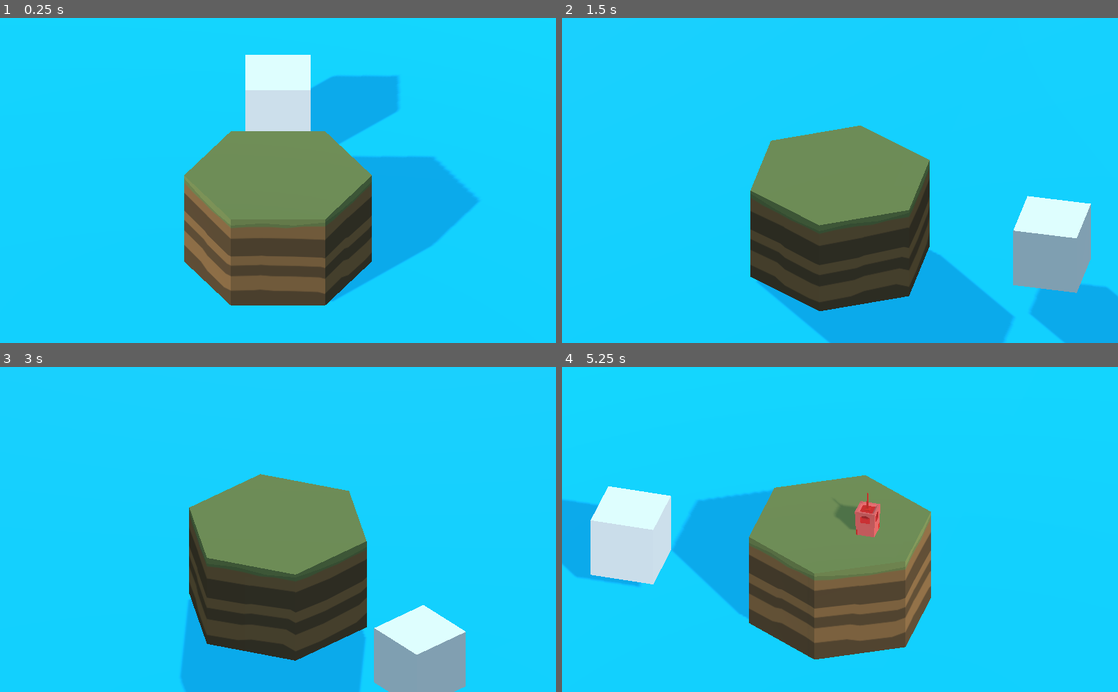
Above: before the commit, frames 1-4 (two rows, left to right).
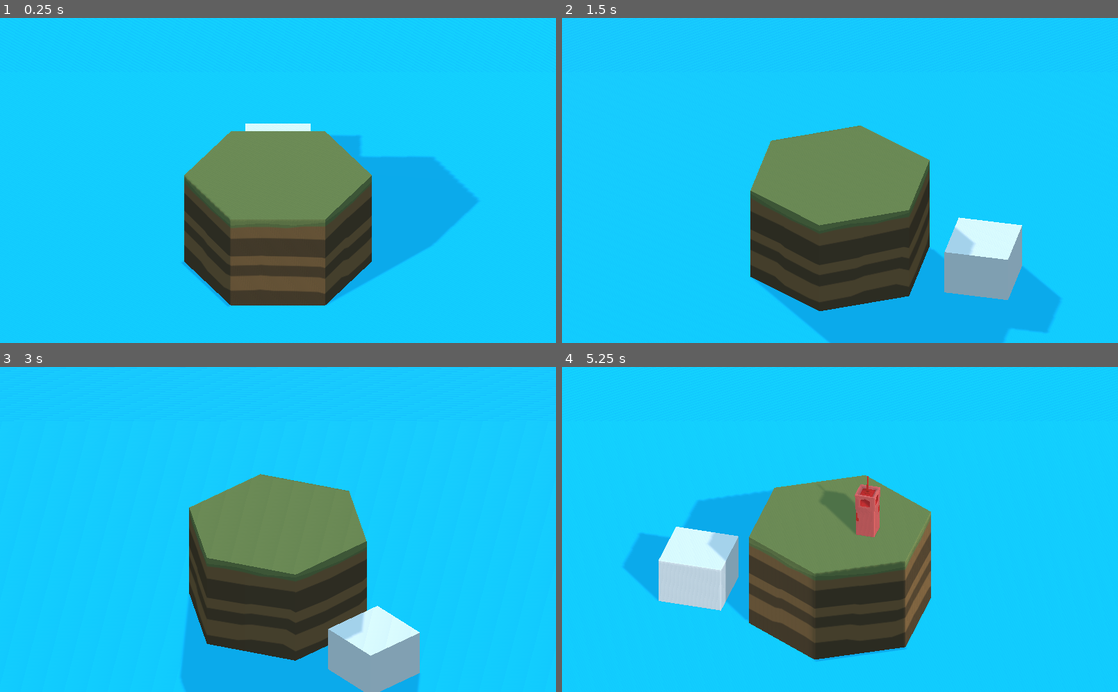
Above: after the commit, the same moments.

Repository: theludovyc/Godot_Islanders
Game: Godot game, scene res://Scene/Game.tscn
The game is run twice, just before and just after one commit, with the same random seed, the same clock (stepped at 60 frames per second) and the same inputs.
Inputs (mouse positions are in pixels of both pictures, inside the frame that each line leads up to):
- Up to frame 1 (0.25 s): no input
- Up to frame 2 (1.5 s): tap Enter at 0.5 s; move the mouse to (962, 164) at 0.52 s; click (962, 164) at 0.6 s; tap Space at 1.25 s; move the mouse to (728, 196) at 1.27 s; right-click (728, 196) at 1.35 s; click (728, 196) at 1.42 s
- Up to frame 3 (3 s): tap Enter at 2 s; move the mouse to (333, 458) at 2.02 s; click (333, 458) at 2.1 s; tap Space at 2.75 s; move the mouse to (250, 594) at 2.77 s; right-click (250, 594) at 2.85 s; click (250, 594) at 2.92 s
- Up to frame 4 (5.25 s): tap Enter at 3.5 s; move the mouse to (1006, 578) at 3.52 s; click (1006, 578) at 3.6 s; tap Space at 4.25 s; move the mouse to (673, 480) at 4.27 s; right-click (673, 480) at 4.35 s; click (673, 480) at 4.42 s; move the mouse to (867, 529) at 5.02 s; click (867, 529) at 5.1 s

The runs differ from the first frame. In frame 1, 7.6% of the frame differs, in the area x 32-72%, y 11-89%; in frame 2, 8.6%; in frame 3, 4.4%; in frame 4, 13%, in the area x 0-67%, y 33-91%.

Commit message:
fix light

Diff:
--- a/Scene/Game.tscn
+++ b/Scene/Game.tscn
@@ -18,17 +18,12 @@
 transform = Transform( 0.717081, 0.38435, -0.581438, 0, 0.834213, 0.551442, 0.69699, -0.395429, 0.598198, -1.5218, 6.52862, 4.04269 )
 light_energy = 0.65
 shadow_enabled = true
+shadow_bias = -0.3
 
 [node name="Cube" type="MeshInstance" parent="."]
-transform = Transform( 1, 0, 0, 0, 1, 0, 0, 0, 1, 0, 1.57596, -6.68385 )
+transform = Transform( 1, 0, 0, 0, 1, 0, 0, 0, 1, 0, 0.477826, -4.51835 )
 mesh = SubResource( 2 )
 material/0 = null
-
-[node name="Ocean" type="MeshInstance" parent="Cube"]
-transform = Transform( 50, 0, 0, 0, 50, 0, 0, 0, 50, 0, -1.57596, 6.68385 )
-mesh = SubResource( 1 )
-skeleton = NodePath("../..")
-material/0 = ExtResource( 3 )
 
 [node name="Camera_Origin" type="Spatial" parent="."]
 script = ExtResource( 2 )
@@ -44,3 +39,8 @@
 cast_to = Vector3( 0, 0, -50 )
 collide_with_areas = true
 collide_with_bodies = false
+
+[node name="Ocean" type="MeshInstance" parent="."]
+transform = Transform( 50, 0, 0, 0, 50, 0, 0, 0, 50, 0, 0, 0 )
+mesh = SubResource( 1 )
+material/0 = ExtResource( 3 )
--- a/Scene/Selection.tscn
+++ b/Scene/Selection.tscn
@@ -18,12 +18,12 @@
 script = ExtResource( 3 )
 
 [node name="Mesh" type="MeshInstance" parent="."]
-transform = Transform( 1, 0, 0, 0, 1, 0, 0, 0, 1, 0, -0.666629, 0 )
+transform = Transform( 1, 0, 0, 0, 1, 0, 0, 0, 1, 0, -0.05, 0 )
 mesh = ExtResource( 2 )
 material/0 = ExtResource( 1 )
 
 [node name="CollisionShape" type="CollisionShape" parent="."]
-transform = Transform( 1, 0, 0, 0, 1, 0, 0, 0, 1, 0, 0.0733705, 0 )
+transform = Transform( 1, 0, 0, 0, 1, 0, 0, 0, 1, 0, 0.7, 0 )
 shape = SubResource( 1 )
 
 [node name="Sprite3D" type="Sprite3D" parent="."]
